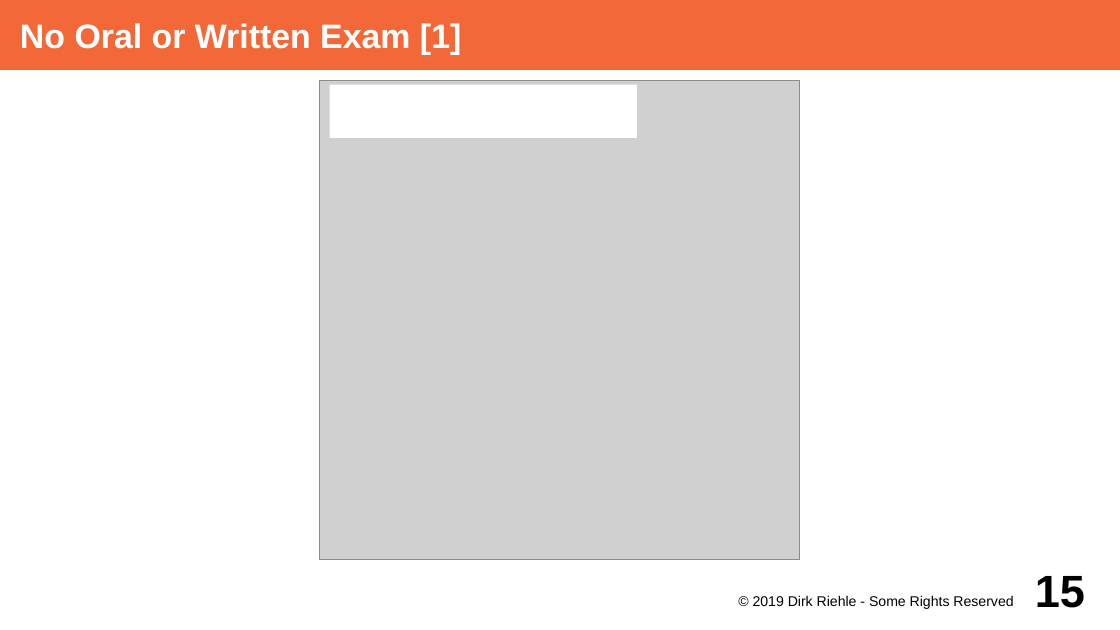
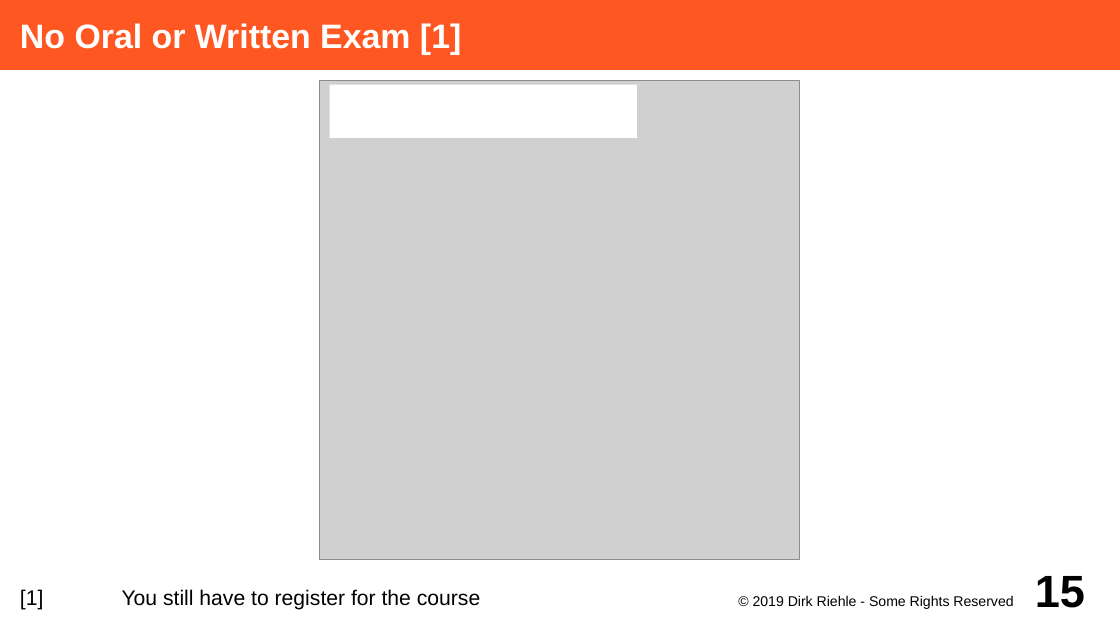
Before and after one commit to dirkriehle/adap-course, a slide deck: slide 15 of Lecture Slides/ADAP A01 - Course Introduction.odp. Drawn at 1120x630 pixels with LibreOffice and Linux fonts; fonts in the diff are those of the drawing; grey boxes stand for pictures. Boxes give left, top, right and bottom in pixels: in the first picture for what was removed or moved away, otherwise in the second. Text is boxed around its words. In the diff, an @@ line names an element or a change of style, - is before the commit and + after.

```diff
--- a/Lecture Slides/ADAP A01 - Course Introduction.odp
+++ b/Lecture Slides/ADAP A01 - Course Introduction.odp
@@ title "No Oral or Written Exam ..." at (0,0,1120,70): fill #F36838 to #FF5722 @@
@@ text added at (20,589,480,610), 15 pt, text #000000 @@
+[1] You still have to register for the course
```
Also in this commit, not shown: 20 other slides changed, 24 other files.
